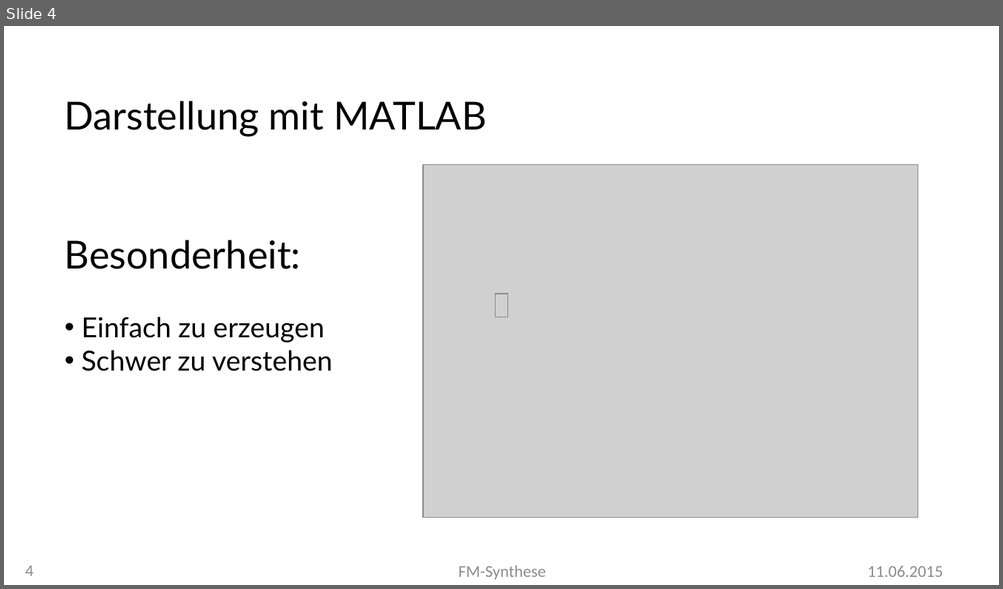
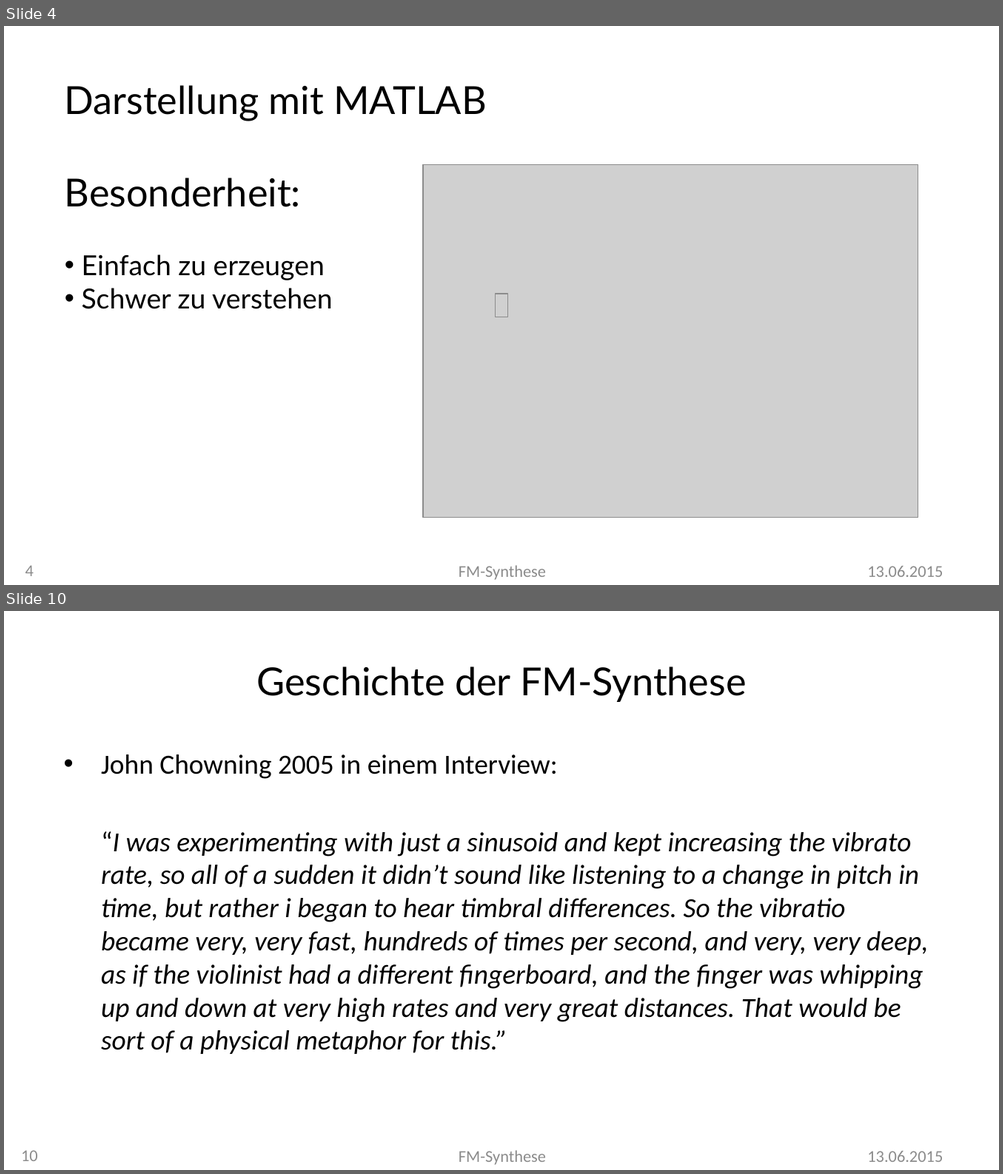
Before and after one commit to MBulli/VSeminar, a slide deck: Praesentation/FMSynthese-Julius.pptx. Shown one above the other, each under a label of ours: slide 4 before the commit, slides 4 and 10 after it; the slides between them are not shown. The pictures are 1003x589 and 1003x1174 pixels, drawn with LibreOffice and Linux fonts; fonts in the diff are those of the drawing; grey boxes stand for pictures; background and template pictures are left out. Boxes give left, top, right and bottom in pixels: in the first picture for what was removed or moved away, otherwise in the second. Text is boxed around its words. In the diff, an @@ line names an element or a change of style, - is before the commit and + after.

Commit message:
New Soundfiles and presentation stuff

```diff
--- a/Praesentation/FMSynthese-Julius.pptx
+++ b/Praesentation/FMSynthese-Julius.pptx
@@ slide 10 added at box(4, 611, 999, 1170), background #FFFFFF @@
@@ title added at box(256, 667, 746, 702), 28 pt, text #000000 @@
+Geschichte der FM-Synthese
@@ text added at box(101, 755, 928, 1054), 20 pt, text #000000, italic @@
+• John Chowning 2005 in einem Interview:
+“I was experimenting with just a sinusoid and kept increasing the vibrato rate, so all of a sudden it didn’t sound like listening to a change in pitch in time, but rather i began to hear timbral diﬀerences. So the vibratio became very, very fast, hundreds of times per second, and very, very deep, as if the violinist had a diﬀerent ﬁngerboard, and the ﬁnger was whipping up and down at very high rates and very great distances. That would be sort of a physical metaphor for this.”
@@ page number added at box(21, 1150, 38, 1162), 12 pt, text #8C8C8C @@
+10
@@ text added at box(458, 1150, 546, 1165), 12 pt, text #8C8C8C @@
+FM-Synthese
@@ text added at box(867, 1151, 942, 1162), 12 pt, text #8C8C8C @@
+13.06.2015
@@ slide 4 changed as well @@
@@ text "Darstellung mit MATLAB" rewrapped from box(65, 101, 486, 372) to box(65, 85, 486, 309) @@
@@ text at box(867, 566, 942, 577): text changed @@
-11.06.2015
+13.06.2015
```
Also in this commit, not shown: 4 other slides changed, 5 other slides added, 10 other files.
